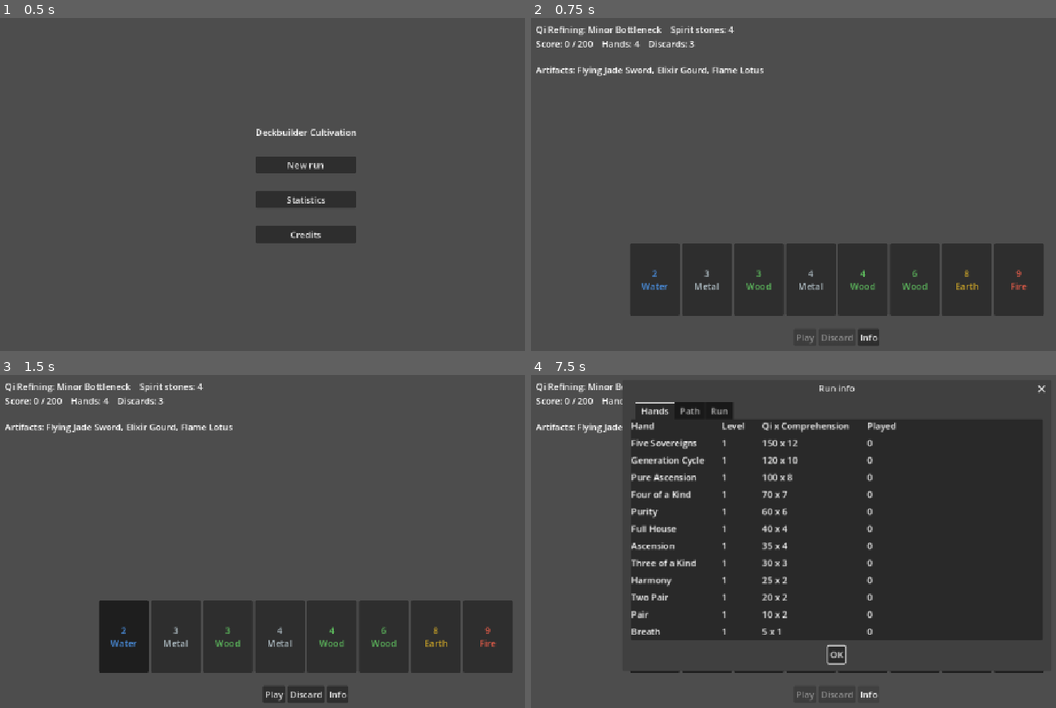
Above: before the commit, frames 1-4 (two rows, left to right).
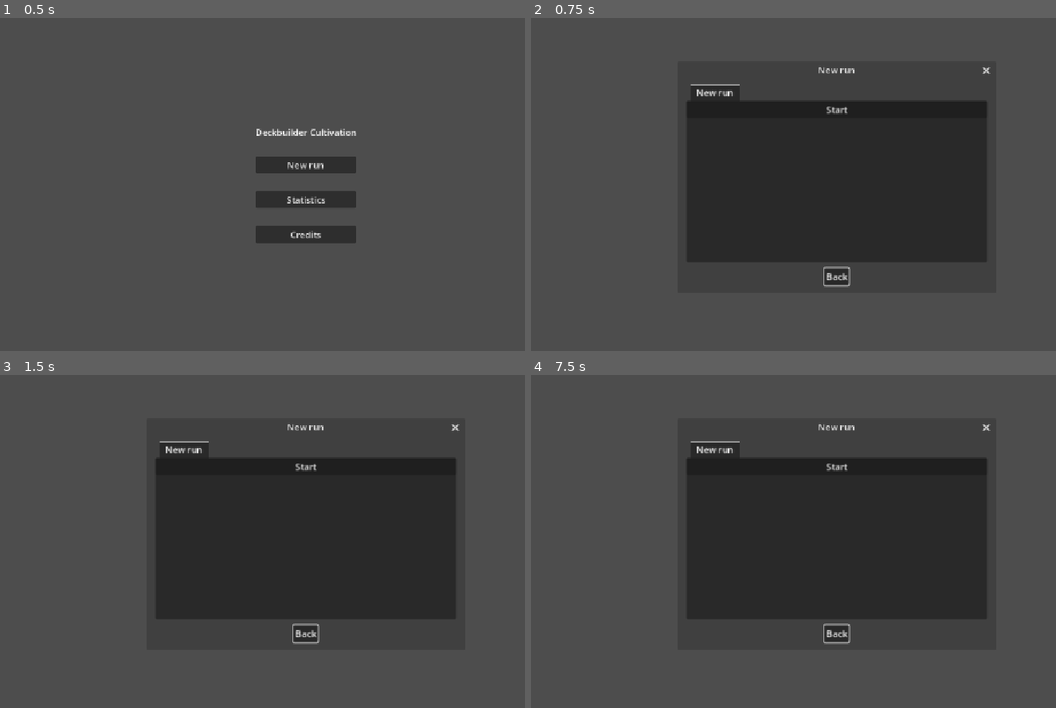
Above: after the commit, the same moments.

Repository: BazeOnigiri/deckbuilder-cultivation
Game: Godot game, scene res://ui/main/main.tscn
The game is run twice, just before and just after one commit, with the same random seed, the same clock (stepped at 60 frames per second) and the same inputs.
Inputs (mouse positions are in pixels of both pictures, inside the frame that each line leads up to):
- Up to frame 1 (0.5 s): no input
- Up to frame 2 (0.75 s): click "New run" at 0.5 s
- Up to frame 3 (1.5 s): click (126, 638) at 1.25 s, where only the run before the commit has a clickable "2 Water"
- Up to frame 4 (7.5 s): click (709, 638) at 2 s, where only the run before the commit has a clickable "3 Metal"; click (756, 638) at 2.75 s, where only the run before the commit has a clickable "3 Wood"; click (809, 638) at 3.5 s, where only the run before the commit has a clickable "4 Metal"; click (861, 638) at 4.25 s, where only the run before the commit has a clickable "4 Wood"; click (914, 638) at 5 s, where only the run before the commit has a clickable "6 Wood"; click (966, 638) at 5.75 s, where only the run before the commit has a clickable "8 Earth"; click (1019, 638) at 6.5 s, where only the run before the commit has a clickable "9 Fire"; click (867, 694) at 7.25 s, where only the run before the commit has a clickable "Info"

Frame 1 is identical in both runs. In frame 2, 35% of the frame differs, in the area x 0-98%, y 2-99%; in frame 3, 36%; in frame 4, 16%.

Commit message:
feat(save): sauvegarde la run a chaque action et la reprend depuis le menu

Diff:
--- a/core/deck/deck_state.gd
+++ b/core/deck/deck_state.gd
@@ -85,8 +85,22 @@
 	return cards
 
 
-## Paquet restaure : tout va dans la pioche, le prochain round remelange de toute facon.
-static func from_cards(cards: Array[CardInstance], rng: RandomNumberGenerator) -> DeckState:
+## uid des cartes de chaque pile, dans l'ordre (sauvegarde).
+func pile_uids() -> Dictionary:
+	return {"draw": _uids(draw_pile), "hand": _uids(hand), "discard": _uids(discard_pile)}
+
+
+## Paquet restaure avec ses trois piles dans l'ordre exact : la partie reprend a l'identique.
+static func from_piles(draw: Array[CardInstance], hand_cards: Array[CardInstance], discard_cards: Array[CardInstance], rng: RandomNumberGenerator) -> DeckState:
 	var deck := DeckState.new(DeckDefinition.new(), rng)
-	deck.draw_pile = cards.duplicate()
+	deck.draw_pile = draw.duplicate()
+	deck.hand = hand_cards.duplicate()
+	deck.discard_pile = discard_cards.duplicate()
 	return deck
+
+
+static func _uids(pile: Array[CardInstance]) -> Array[int]:
+	var uids: Array[int] = []
+	for card: CardInstance in pile:
+		uids.append(card.uid)
+	return uids
--- a/core/profile/profile_tracker.gd
+++ b/core/profile/profile_tracker.gd
@@ -11,9 +11,10 @@
 	_stats = stats
 
 
-## A appeler avant run.start() pour ne pas manquer le premier goulot.
-func track(run: RunState) -> void:
-	_stats.runs_started += 1
+## A appeler avant run.start(). is_new : faux pour une run reprise, deja comptee a son lancement.
+func track(run: RunState, is_new: bool = true) -> void:
+	if is_new:
+		_stats.runs_started += 1
 	run.round_started.connect(_on_round_started.bind(run))
 	run.finished.connect(_on_finished)
 	changed.emit()
--- a/core/run/run_state.gd
+++ b/core/run/run_state.gd
@@ -46,18 +46,19 @@
 	return true
 
 ## Une pilule s'utilise pendant un round, sur des cartes de la main, en nombre autorise par la pilule.
-func can_use_pill(index: int, cards: Array[CardInstance]) -> bool:
+## Une pilule s'utilise pendant un round, sur des cartes de la main, en nombre autorise par la pilule.
+func can_use_pill(index: int, selected: Array[CardInstance]) -> bool:
 	if status != Status.IN_ROUND or index < 0 or index >= pills.size():
 		return false
 	var pill: PillDefinition = pills[index]
-	return (cards.size() >= pill.min_cards and cards.size() <= pill.max_cards
-		and _deck.all_in_hand(cards))
+	return (selected.size() >= pill.min_cards and selected.size() <= pill.max_cards
+		and _deck.all_in_hand(selected))
 
 
-func use_pill(index: int, cards: Array[CardInstance]) -> bool:
-	if not can_use_pill(index, cards):
+func use_pill(index: int, selected: Array[CardInstance]) -> bool:
+	if not can_use_pill(index, selected):
 		return false
-	pills[index].effect.apply(cards, _deck)
+	pills[index].effect.apply(selected, _deck)
 	pills.remove_at(index)
 	current_round.ensure_playable()
 	return true
@@ -66,7 +67,28 @@
 func cards() -> Array[CardInstance]:
 	return _deck.all_cards()
 
+## Piles du paquet par uid (sauvegarde).
+func piles() -> Dictionary:
+	return _deck.pile_uids()
+
+
+## Reprise d'un round sauvegarde : les piles sont deja restaurees, donc pas de start() (il remelangerait).
+func resume_round(score: int, hands_left: int, discards_left: int) -> void:
+	_create_round()
+	current_round.score = maxi(0, score)
+	current_round.hands_left = maxi(1, hands_left)
+	current_round.discards_left = maxi(0, discards_left)
+	round_started.emit(current_round)
+	current_round.ensure_playable()
+
 func _start_round() -> void:
+	_create_round()
+	# Emis avant start() : l'UI se branche sur le round avant la premiere pioche.
+	round_started.emit(current_round)
+	current_round.start()
+
+
+func _create_round() -> void:
 	status = Status.IN_ROUND
 	var constraint: TribulationConstraint = progress.current_bottleneck().constraint
 	if constraint == null:
@@ -75,9 +97,6 @@
 	current_round.finished.connect(_on_round_finished)
 	current_round.hand_played.connect(_on_hand_played)
 	current_round.discarded.connect(_on_discarded)
-	# Emis avant start() : l'UI se branche sur le round avant la premiere pioche.
-	round_started.emit(current_round)
-	current_round.start()
 
 
 func _on_round_finished(won: bool) -> void:
--- a/core/save/run_snapshot.gd
+++ b/core/save/run_snapshot.gd
@@ -1,39 +1,54 @@
 class_name RunSnapshot
 extends RefCounted
-## Sauvegarde d'une run entre deux goulots : capture vers un Dictionary JSON, et restauration.
+## Sauvegarde d'une run, a tout moment jouable : pendant un round (piles exactes) ou dans la boutique.
 ## Tout est reference par id ; un contenu retire du jeu est ignore a la restauration.
 
 const VERSION := 1
 const DEFAULT_PATH := "user://run.json"
 
 
-## On ne sauvegarde qu'entre deux goulots : main et defausse n'y comptent pas, le round suivant remelange.
+## Sauvegardable pendant un round en cours, ou entre deux goulots. Pas une run terminee.
 static func can_capture(run: RunState) -> bool:
-	return run.status == RunState.Status.BETWEEN_ROUNDS
+	if run.status == RunState.Status.BETWEEN_ROUNDS:
+		return true
+	return (run.status == RunState.Status.IN_ROUND and run.current_round != null
+		and run.current_round.status == RoundState.Status.PLAYING)
 
 
+## shop : la boutique ouverte entre deux goulots. Ignoree (peut etre null) pendant un round.
 static func capture(run: RunState, shop: ShopState, rng: RandomNumberGenerator) -> Dictionary:
-	assert(can_capture(run), "capture() seulement entre deux goulots")
+	assert(can_capture(run), "capture() d'une run terminee")
 	var cards: Array = []
 	for card: CardInstance in run.cards():
 		cards.append({"uid": card.uid, "card": String(card.data.id), "element": card.element, "rank": card.rank})
-	return {
+	var data := {
 		"version": VERSION,
 		# En texte : un entier 64 bits perdrait sa precision en nombre JSON (float).
 		"rng_state": str(rng.state),
 		"stones": run.stones,
 		"progress": run.progress.to_dict(),
 		"cards": cards,
+		"piles": run.piles(),
 		"artifacts": _ids(run.artifacts),
 		"pills": _ids(run.pills),
 		"hand_levels": run.hand_levels.to_dict(),
 		"stats": run.stats.to_dict(),
-		"shop": shop.to_dict(),
 	}
+	if run.status == RunState.Status.IN_ROUND:
+		var round_state := run.current_round
+		data["round"] = {
+			"score": round_state.score,
+			"hands_left": round_state.hands_left,
+			"discards_left": round_state.discards_left,
+		}
+	else:
+		assert(shop != null, "capture() entre deux goulots demande la boutique")
+		data["shop"] = shop.to_dict()
+	return data
 
 
 ## Renvoie null si la sauvegarde est vide, d'une version inconnue, ou incoherente.
-## La run restauree est entre deux goulots : next_round() lance le goulot sauvegarde.
+## La run revient entre deux goulots : appeler ensuite resume_round(), apres avoir branche ses signaux.
 static func restore(data: Dictionary, content: GameContent, rng: RandomNumberGenerator) -> RunState:
 	var save := SaveMigrator.migrate(data, VERSION, {})
 	if save.is_empty():
@@ -48,7 +63,8 @@
 	if not progress.restore(save.get("progress")):
 		return null
 	rng.state = rng_state.to_int()
-	var run := RunState.new(DeckState.from_cards(cards, rng), content.round_rules, HandEvaluator.new(content.hands), progress, content.economy)
+	var deck := _restore_deck(save.get("piles"), cards, rng)
+	var run := RunState.new(deck, content.round_rules, HandEvaluator.new(content.hands), progress, content.economy)
 	run.status = RunState.Status.BETWEEN_ROUNDS
 	run.stones = maxi(0, SaveData.int_of(save, "stones"))
 	for id: String in SaveData.string_list(save.get("artifacts")):
@@ -62,6 +78,16 @@
 	run.hand_levels = HandLevels.from_dict(save.get("hand_levels"))
 	run.stats = RunStats.from_dict(save.get("stats"))
 	return run
+
+
+## Reprend le round sauvegarde, s'il y en avait un. A appeler apres avoir branche les signaux de la run.
+## Faux : la sauvegarde etait prise dans la boutique.
+static func resume_round(data: Dictionary, run: RunState) -> bool:
+	var saved: Variant = data.get("round")
+	if not saved is Dictionary:
+		return false
+	run.resume_round(SaveData.int_of(saved, "score"), SaveData.int_of(saved, "hands_left", 1), SaveData.int_of(saved, "discards_left"))
+	return true
 
 
 ## La boutique sauvegardee de cette run, avec ses offres d'origine.
@@ -87,6 +113,35 @@
 	return cards
 
 
+static func _restore_deck(piles: Variant, cards: Array[CardInstance], rng: RandomNumberGenerator) -> DeckState:
+	var by_uid: Dictionary = {}
+	for card: CardInstance in cards:
+		by_uid[card.uid] = card
+	var saved: Dictionary = piles if piles is Dictionary else {}
+	var draw := _take(saved.get("draw"), by_uid)
+	var hand := _take(saved.get("hand"), by_uid)
+	var discard := _take(saved.get("discard"), by_uid)
+	# Cartes absentes des piles (sauvegarde abimee) : remises dans la pioche, aucune carte perdue.
+	for card: CardInstance in by_uid.values():
+		draw.append(card)
+	return DeckState.from_piles(draw, hand, discard, rng)
+
+
+## Prend dans by_uid les cartes listees, dans l'ordre, et les en retire : un uid inconnu ou en double est ignore.
+static func _take(uids: Variant, by_uid: Dictionary) -> Array[CardInstance]:
+	var pile: Array[CardInstance] = []
+	if not uids is Array:
+		return pile
+	for value: Variant in uids:
+		if not (value is int or value is float):
+			continue
+		var uid: int = int(value)
+		if by_uid.has(uid):
+			pile.append(by_uid[uid])
+			by_uid.erase(uid)
+	return pile
+
+
 static func _ids(list: Array) -> Array[String]:
 	var ids: Array[String] = []
 	for item: Resource in list:
--- a/localization/textes.csv
+++ b/localization/textes.csv
@@ -99,3 +99,9 @@
 UI_INFO_DISCARDS,Défausses utilisées,Discards used
 UI_INFO_STONES,Pierres gagnées,Stones earned
 UI_INFO_CLEARED_COUNT,Goulots franchis,Bottlenecks cleared
+UI_START_RUN,Commencer,Start
+UI_NEW_RUN_WARNING,Commencer une nouvelle partie effacera la partie en cours.,Starting a new run will erase the current run.
+UI_SAVED_STAGE,Prochain goulot,Next bottleneck
+UI_SAVED_STONES,Pierres spirituelles,Spirit stones
+UI_SAVED_ARTIFACTS,Artefacts,Artifacts
+UI_SAVED_PILLS,Pilules,Pills
--- a/ui/main/main.gd
+++ b/ui/main/main.gd
@@ -1,18 +1,21 @@
 extends Control
-## Racine du jeu : machine a etats MENU / RUN / STATS. Possede le contenu et le profil, partages entre les ecrans.
+## Racine du jeu : machine a etats MENU / RUN / STATS.
+## Possede le contenu, le profil et la sauvegarde de run, partages entre les ecrans.
 
 const MENU_SCENE := preload("res://ui/menu/menu_screen.tscn")
 const RUN_SCENE := preload("res://ui/round/round_screen.tscn")
 const STATS_SCENE := preload("res://ui/stats/stats_screen.tscn")
 
-## Les tests le remplacent pour ne pas ecrire dans le vrai profil.
+## Les tests les remplacent pour ne pas toucher aux vraies sauvegardes.
 @export var profile_path: String = ProfileStats.DEFAULT_PATH
+@export var run_path: String = RunSnapshot.DEFAULT_PATH
 
 var _screen: Node
+var _content: GameContent
 var _profile: ProfileStats
 var _profile_storage: SaveStorage
 var _tracker: ProfileTracker
-var _content: GameContent
+var _run_storage: SaveStorage
 
 
 func _ready() -> void:
@@ -21,12 +24,15 @@
 	_profile = ProfileStats.load_from(_profile_storage)
 	_tracker = ProfileTracker.new(_profile)
 	_tracker.changed.connect(_save_profile)
+	_run_storage = SaveStorage.new(run_path)
 	_show_menu()
 
 
 func _show_menu() -> void:
 	var menu := MENU_SCENE.instantiate()
-	menu.start_requested.connect(_show_run)
+	menu.saved_run = _saved_run_preview()
+	menu.start_requested.connect(_start_new_run)
+	menu.continue_requested.connect(_continue_run)
 	menu.stats_requested.connect(_show_stats)
 	_swap(menu)
 
@@ -39,13 +45,32 @@
 	_swap(stats)
 
 
-func _show_run() -> void:
+func _start_new_run() -> void:
+	_run_storage.delete()
+	_show_run({})
+
+
+func _continue_run() -> void:
+	_show_run(_run_storage.load_data())
+
+
+func _show_run(resume_data: Dictionary) -> void:
 	var run_screen := RUN_SCENE.instantiate()
 	run_screen.content = _content
+	run_screen.run_storage = _run_storage
+	run_screen.resume_data = resume_data
 	# Branche avant add_child : run_created est emis pendant le _ready de l'ecran.
-	run_screen.run_created.connect(_tracker.track)
+	run_screen.run_created.connect(func(run: RunState, resumed: bool) -> void: _tracker.track(run, not resumed))
 	run_screen.menu_requested.connect(_show_menu)
 	_swap(run_screen)
+
+
+## Run sauvegardee restauree avec une RNG jetable, pour l'apercu du menu. null si absente ou inutilisable.
+func _saved_run_preview() -> RunState:
+	var data := _run_storage.load_data()
+	if data.is_empty():
+		return null
+	return RunSnapshot.restore(data, _content, RandomNumberGenerator.new())
 
 
 func _swap(screen: Node) -> void:
--- a/ui/menu/menu_screen.gd
+++ b/ui/menu/menu_screen.gd
@@ -1,14 +1,29 @@
 extends Control
-## Menu principal : nouvelle partie, statistiques, credits.
+## Menu principal : continuer, nouvelle partie, statistiques, credits.
 
 signal start_requested
+signal continue_requested
 signal stats_requested
+
+## Apercu de la run sauvegardee, null si aucune. Injecte par main avant add_child.
+var saved_run: RunState
 
 
 func _ready() -> void:
-	%StartButton.pressed.connect(start_requested.emit)
+	%ContinueButton.visible = saved_run != null
+	%ContinueButton.pressed.connect(continue_requested.emit)
+	%StartButton.pressed.connect(_show_play_dialog)
 	%StatsButton.pressed.connect(stats_requested.emit)
 	%CreditsButton.pressed.connect(_show_credits)
+
+
+func _show_play_dialog() -> void:
+	var dialog := PlayDialog.new()
+	dialog.setup(saved_run)
+	dialog.new_run_requested.connect(start_requested.emit)
+	dialog.continue_requested.connect(continue_requested.emit)
+	add_child(dialog)
+	dialog.popup_centered(PlayDialog.SIZE)
 
 
 ## La licence MIT de Godot exige que son texte accompagne le jeu publie.
--- a/ui/menu/menu_screen.tscn
+++ b/ui/menu/menu_screen.tscn
@@ -28,6 +28,11 @@
 text = "UI_TITLE"
 horizontal_alignment = 1
 
+[node name="ContinueButton" type="Button" parent="Center/Layout"]
+unique_name_in_owner = true
+layout_mode = 2
+text = "UI_CONTINUE"
+
 [node name="StartButton" type="Button" parent="Center/Layout"]
 unique_name_in_owner = true
 layout_mode = 2
--- /dev/null
+++ b/ui/play/play_dialog.gd
@@ -0,0 +1,82 @@
+class_name PlayDialog
+extends AcceptDialog
+## Fenetre Nouvelle partie : onglet pour commencer, onglet Continuer si une run est sauvegardee.
+
+signal new_run_requested
+signal continue_requested
+
+const SIZE := Vector2i(560, 380)
+
+var _saved_run: RunState
+
+
+## saved_run : apercu de la run sauvegardee, null si aucune. A appeler avant add_child.
+func setup(saved_run: RunState) -> void:
+	_saved_run = saved_run
+
+
+func _ready() -> void:
+	title = tr("UI_NEW_RUN")
+	ok_button_text = tr("UI_BACK")
+	var tabs := TabContainer.new()
+	add_child(tabs)
+	tabs.add_child(_new_run_tab())
+	tabs.set_tab_title(0, tr("UI_NEW_RUN"))
+	if _saved_run != null:
+		tabs.add_child(_continue_tab())
+		tabs.set_tab_title(1, tr("UI_CONTINUE"))
+	confirmed.connect(queue_free)
+	canceled.connect(queue_free)
+
+
+func _new_run_tab() -> Control:
+	var box := VBoxContainer.new()
+	box.add_theme_constant_override("separation", 16)
+	if _saved_run != null:
+		var warning := Label.new()
+		warning.text = tr("UI_NEW_RUN_WARNING")
+		warning.autowrap_mode = TextServer.AUTOWRAP_WORD_SMART
+		warning.custom_minimum_size = Vector2(480, 0)
+		box.add_child(warning)
+	var button := Button.new()
+	button.text = tr("UI_START_RUN")
+	button.pressed.connect(new_run_requested.emit)
+	box.add_child(button)
+	return box
+
+
+func _continue_tab() -> Control:
+	var box := VBoxContainer.new()
+	box.add_theme_constant_override("separation", 16)
+	var grid := GridContainer.new()
+	grid.columns = 2
+	grid.add_theme_constant_override("h_separation", 32)
+	var progress := _saved_run.progress
+	_row(grid, "UI_SAVED_STAGE", tr("UI_STAGE") % [tr(progress.current_realm().name_key), tr(progress.current_bottleneck().name_key)])
+	_row(grid, "UI_SAVED_STONES", str(_saved_run.stones))
+	_row(grid, "UI_SAVED_ARTIFACTS", _names(_saved_run.artifacts))
+	_row(grid, "UI_SAVED_PILLS", _names(_saved_run.pills))
+	_row(grid, "UI_INFO_CLEARED_COUNT", str(_saved_run.stats.bottlenecks_cleared))
+	_row(grid, "UI_STATS_HANDS_PLAYED", str(_saved_run.stats.hands.total()))
+	box.add_child(grid)
+	var button := Button.new()
+	button.text = tr("UI_CONTINUE")
+	button.pressed.connect(continue_requested.emit)
+	box.add_child(button)
+	return box
+
+
+func _row(grid: GridContainer, name_key: String, value: String) -> void:
+	var name_label := Label.new()
+	name_label.text = tr(name_key)
+	var value_label := Label.new()
+	value_label.text = value
+	grid.add_child(name_label)
+	grid.add_child(value_label)
+
+
+func _names(list: Array) -> String:
+	var names: Array[String] = []
+	for item: Resource in list:
+		names.append(tr(item.name_key))
+	return ", ".join(names) if not names.is_empty() else tr("UI_NONE")
--- a/ui/round/round_screen.gd
+++ b/ui/round/round_screen.gd
@@ -1,18 +1,26 @@
 extends Control
-## Ecran de run : affiche et fait jouer la run. Le contenu du jeu est injecte par main.
+## Ecran de run : affiche et fait jouer la run, et la sauvegarde apres chaque action.
+## Contenu, stockage et run a reprendre sont injectes par main.
 
 signal menu_requested
 ## Emis avant le debut de la run : main y branche le suivi du profil.
-signal run_created(run: RunState)
+signal run_created(run: RunState, resumed: bool)
 
 ## Injecte par main avant add_child. Vide : contenu charge par defaut (scene lancee seule, tests).
 var content: GameContent
-
-## Debug : artefacts donnes au debut de la run (inspecteur de la scene). Ignores dans une build release.
+## Vide : aucune sauvegarde (tests, scene lancee seule).
+var run_storage: SaveStorage
+## Sauvegarde a reprendre. Vide : nouvelle run.
+var resume_data: Dictionary = {}
+
+## Debug : artefacts donnes au debut d'une nouvelle run (inspecteur). Ignores dans une build release.
 @export var debug_artifacts: Array[ArtifactDefinition] = []
 
 var _run: RunState
+## null quand aucun round n'est en cours (run reprise dans la boutique).
 var _round: RoundState
+## La boutique ouverte entre deux goulots, null pendant un round.
+var _shop: ShopState
 var _rules: RoundRules
 var _stage: String = ""
 var _rng: RandomNumberGenerator
@@ -35,9 +43,13 @@
 	_rules = content.round_rules
 	_rng = RandomNumberGenerator.new()
 	_rng.randomize()
-	_run = content.new_run(_rng)
-	if OS.is_debug_build():
-		_run.artifacts.append_array(debug_artifacts)
+	if not resume_data.is_empty():
+		_run = RunSnapshot.restore(resume_data, content, _rng)
+	var resumed: bool = _run != null
+	if not resumed:
+		_run = content.new_run(_rng)
+		if OS.is_debug_build():
+			_run.artifacts.append_array(debug_artifacts)
 	_run.round_started.connect(_on_round_started)
 	_run.round_won.connect(_on_round_won)
 	_run.finished.connect(_on_run_finished)
@@ -49,18 +61,31 @@
 	%InfoButton.pressed.connect(_show_run_info)
 	_continue_button.hide()
 	_menu_button.hide()
-	run_created.emit(_run)
-	_run.start()
-	_refresh()
-
-
+	run_created.emit(_run, resumed)
+	if not resumed:
+		_run.start()
+	elif not RunSnapshot.resume_round(resume_data, _run):
+		# Sauvegarde prise dans la boutique : on la rouvre avec ses offres d'origine.
+		_shop = RunSnapshot.restore_shop(resume_data, _run, content, _rng)
+		_stage = _stage_text()
+		_shop_panel.open(_shop)
+		_continue_button.show()
+	_refresh()
+
+
+## Appele apres chaque action : redessine, puis sauvegarde (comme Balatro).
 func _refresh() -> void:
-	_info.text = _stage + "    " + tr("UI_STONES") % _run.stones + "\n" + tr("UI_ROUND_INFO") % [_round.score, _round.target_score, _round.hands_left, _round.discards_left]
+	var round_info: String = ""
+	if _round != null:
+		round_info = "\n" + tr("UI_ROUND_INFO") % [_round.score, _round.target_score, _round.hands_left, _round.discards_left]
+	_info.text = _stage + "    " + tr("UI_STONES") % _run.stones + round_info
 	for child: Node in _hand_row.get_children():
 		# remove_child tout de suite : queue_free seul laisse l'enfant compte jusqu'a la frame suivante.
 		_hand_row.remove_child(child)
 		child.queue_free()
-	var cards: Array[CardInstance] = _round.hand().duplicate()
+	var cards: Array[CardInstance] = []
+	if _round != null:
+		cards.assign(_round.hand())
 	cards.sort_custom(func(a: CardInstance, b: CardInstance) -> bool: return a.rank < b.rank)
 	for card: CardInstance in cards:
 		var view := CardView.new()
@@ -75,6 +100,7 @@
 		descriptions.append(tr(artifact.name_key) + " : " + tr(artifact.description_key))
 	_artifacts_label.text = tr("UI_ARTIFACTS") % (", ".join(names) if not names.is_empty() else tr("UI_NONE"))
 	_artifacts_label.tooltip_text = "\n".join(descriptions)
+	_save_run()
 
 
 func _selected() -> Array[CardInstance]:
@@ -87,7 +113,7 @@
 
 func _on_selection_changed() -> void:
 	var count: int = _selected().size()
-	var can_act: bool = (_round.status == RoundState.Status.PLAYING
+	var can_act: bool = (_round != null and _round.status == RoundState.Status.PLAYING
 		and count > 0 and count <= _rules.max_selected_cards)
 	_play_button.disabled = not can_act
 	_discard_button.disabled = not can_act or _round.discards_left == 0
@@ -119,12 +145,17 @@
 	_round = round_state
 	_round.hand_played.connect(_on_hand_played)
 	# Nom du goulot fige au debut du round : progress avance des la victoire.
+	_stage = _stage_text()
+	_last_hand.text = ""
+
+
+func _stage_text() -> String:
 	var progress := _run.progress
-	_stage = tr("UI_STAGE") % [tr(progress.current_realm().name_key), tr(progress.current_bottleneck().name_key)]
+	var text: String = tr("UI_STAGE") % [tr(progress.current_realm().name_key), tr(progress.current_bottleneck().name_key)]
 	var constraint: TribulationConstraint = progress.current_bottleneck().constraint
 	if constraint != null:
-		_stage += "\n" + tr(constraint.description_key)
-	_last_hand.text = ""
+		text += "\n" + tr(constraint.description_key)
+	return text
 
 
 func _on_play_pressed() -> void:
@@ -140,6 +171,7 @@
 func _on_continue_pressed() -> void:
 	_shop_panel.hide()
 	_continue_button.hide()
+	_shop = null
 	_run.next_round()
 	_refresh()
 
@@ -152,13 +184,26 @@
 func _on_round_won(reward: RoundReward) -> void:
 	_last_hand.text += "\n" + tr("UI_ROUND_WON")
 	_last_hand.text += "\n" + tr("UI_REWARD") % [reward.total(), reward.base, reward.hands, reward.interest]
-	_shop_panel.open(content.new_shop(_run, _rng))
+	_shop = content.new_shop(_run, _rng)
+	_shop_panel.open(_shop)
 	_continue_button.show()
 
 
 func _on_run_finished(won: bool) -> void:
 	_last_hand.text += "\n" + tr("UI_RUN_WON" if won else "UI_RUN_LOST")
 	_menu_button.show()
+	# Run terminee : plus rien a reprendre. _save_run() ne reecrira pas, can_capture est faux.
+	if run_storage != null:
+		run_storage.delete()
+
+
+func _save_run() -> void:
+	if run_storage == null or not RunSnapshot.can_capture(_run):
+		return
+	if _run.status == RunState.Status.BETWEEN_ROUNDS and _shop == null:
+		return
+	if not run_storage.save(RunSnapshot.capture(_run, _shop, _rng)):
+		push_warning("Run non sauvegardee : %s" % run_storage.last_error)
 
 
 func _show_run_info() -> void:
Binary file changed: localization/textes.en.translation
Binary file changed: localization/textes.fr.translation
Not shown, added: ui/play/play_dialog.gd.uid
